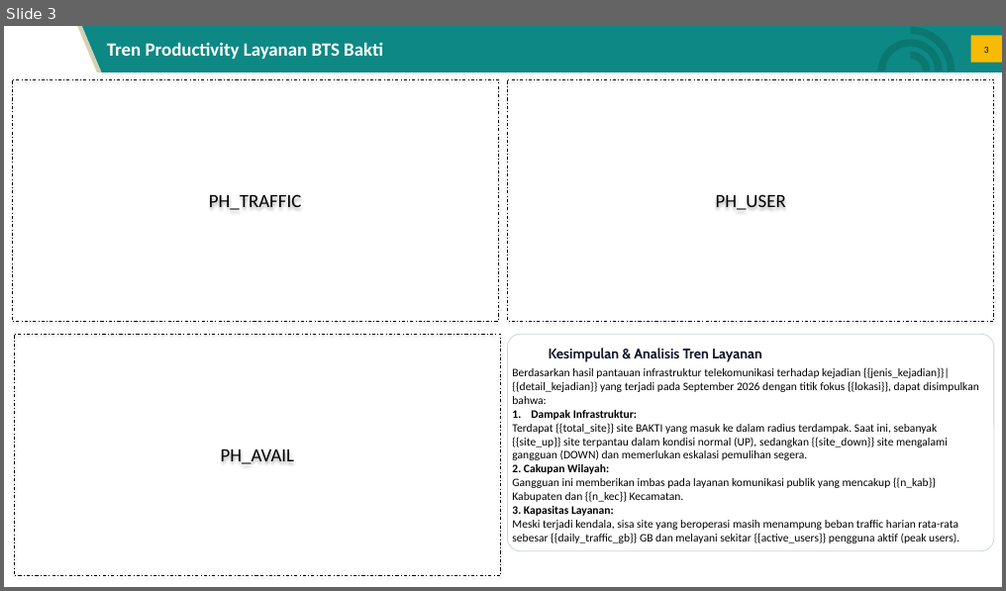
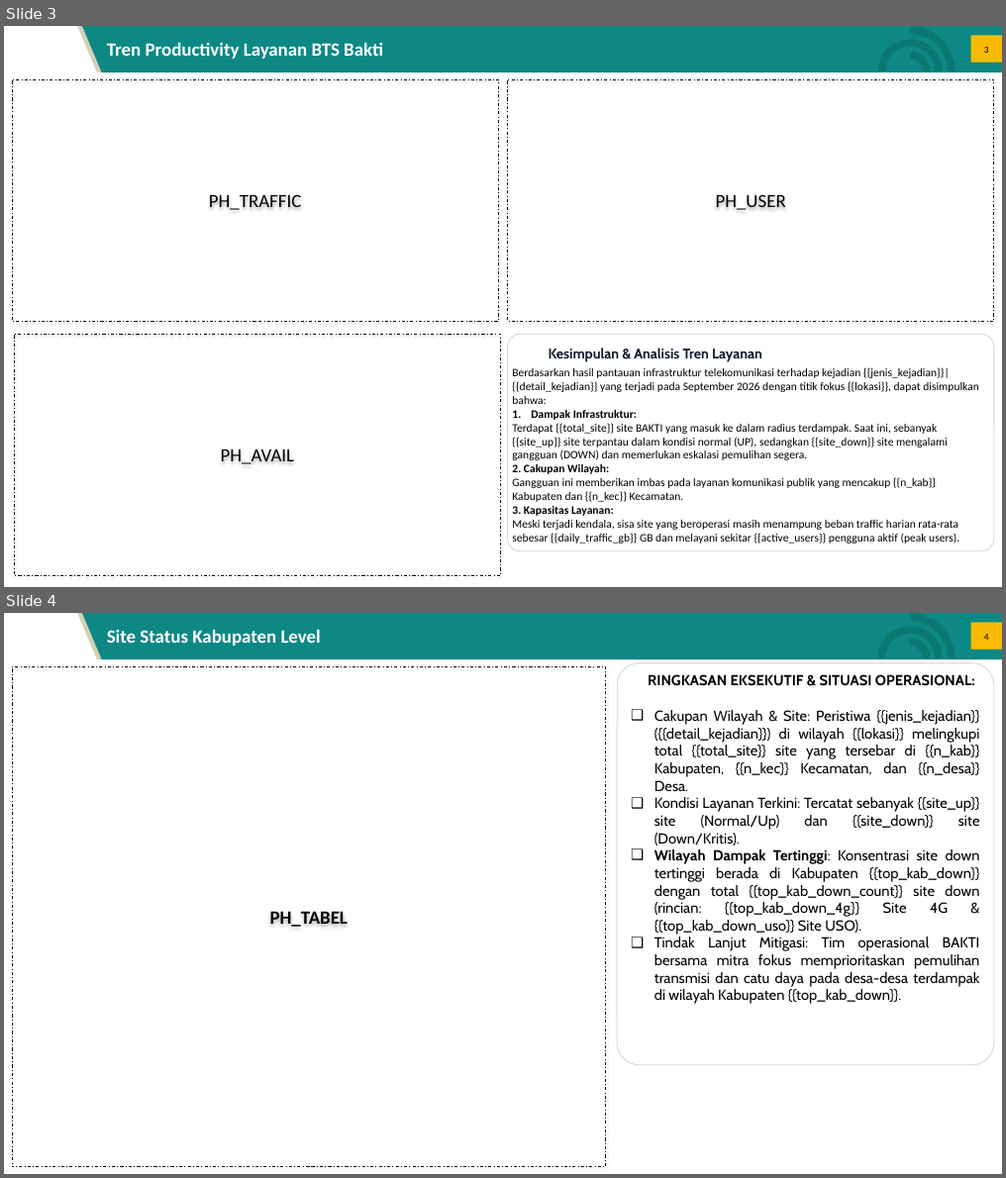
Before and after one commit to ilhamdyaksa/flash-report-dashboard, a slide deck: template_baku.pptx.pptx. Shown one above the other, each under a label of ours: slide 3 before the commit, slides 3 and 4 after it. The pictures are 1006x591 and 1006x1178 pixels, drawn with LibreOffice and Linux fonts; fonts in the diff are those of the drawing; background and template pictures are left out. Boxes give left, top, right and bottom in pixels: in the first picture for what was removed or moved away, otherwise in the second. Text is boxed around its words. In the diff, an @@ line names an element or a change of style, - is before the commit and + after.

```diff
--- a/template_baku.pptx.pptx
+++ b/template_baku.pptx.pptx
@@ slide 4 added at [4, 613, 1002, 1174], background #FFFFFF; not listed: 7 template elements that a slide beside it also shows @@
@@ title added at [107, 629, 321, 646], 18 pt, text #FFFFFF, bold @@
+Site Status Kabupaten Level
@@ rectangle added at [12, 666, 606, 1167], outline #000000 0.75 pt dashed, 18 pt, text #000000, bold @@
+PH_TABEL
@@ rounded rectangle added at [617, 663, 994, 1065], fill #FFFFFF, outline #CBD5E1 0.75 pt, 14 pt, text #000000 @@
+❑ Cakupan Wilayah & Site: Peristiwa {{jenis_kejadian}} ({{detail_kejadian}}) di wilayah {{lokasi}} melingkupi total {{total_site}} site yang tersebar di {{n_kab}} Kabupaten, {{n_kec}} Kecamatan, dan {{n_desa}} Desa.
+❑ Kondisi Layanan Terkini: Tercatat sebanyak {{site_up}} site (Normal/Up) dan {{site_down}} site (Down/Kritis).
+❑ Wilayah Dampak Tertinggi: Konsentrasi site down tertinggi berada di Kabupaten {{top_kab_down}} dengan total {{top_kab_down_count}} site down (rincian: {{top_kab_down_4g}} Site 4G & {{top_kab_down_uso}} Site USO).
+❑ Tindak Lanjut Mitigasi: Tim operasional BAKTI bersama mitra fokus memprioritaskan pemulihan transmisi dan catu daya pada desa-desa terdampak di wilayah Kabupaten {{top_kab_down}}.
@@ text added at [648, 674, 975, 686], 14 pt, text #000000, bold @@
+RINGKASAN EKSEKUTIF & SITUASI OPERASIONAL:
```
Also in this commit, not shown: 2 slides changed, 1 other file.
